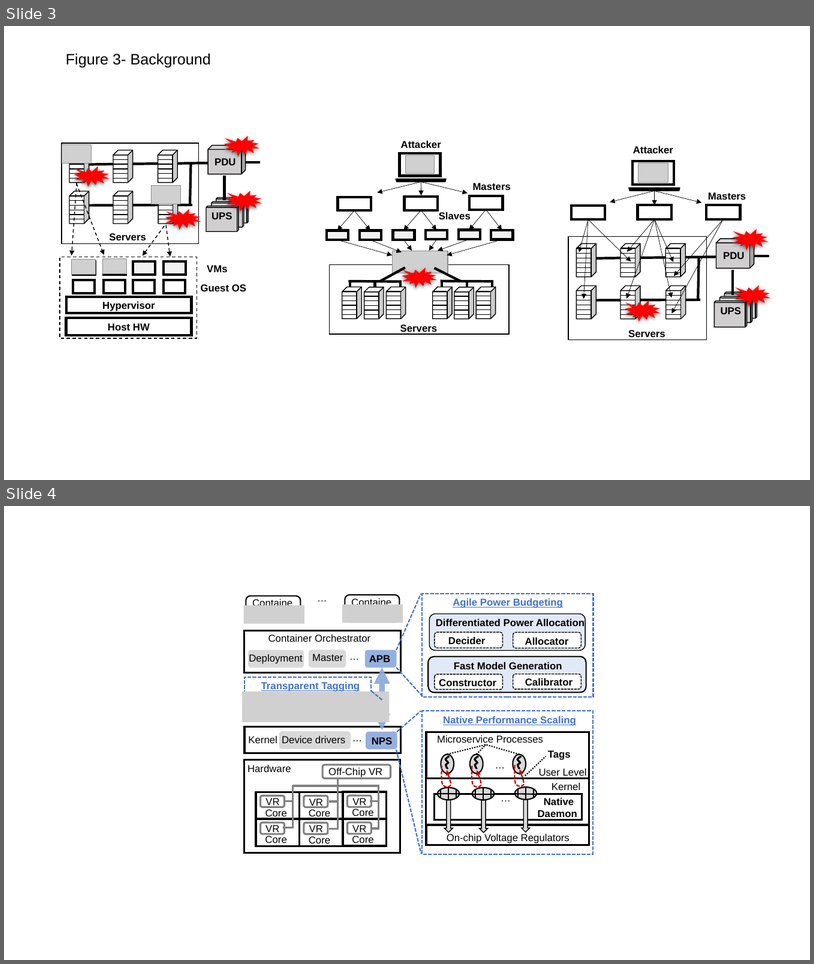
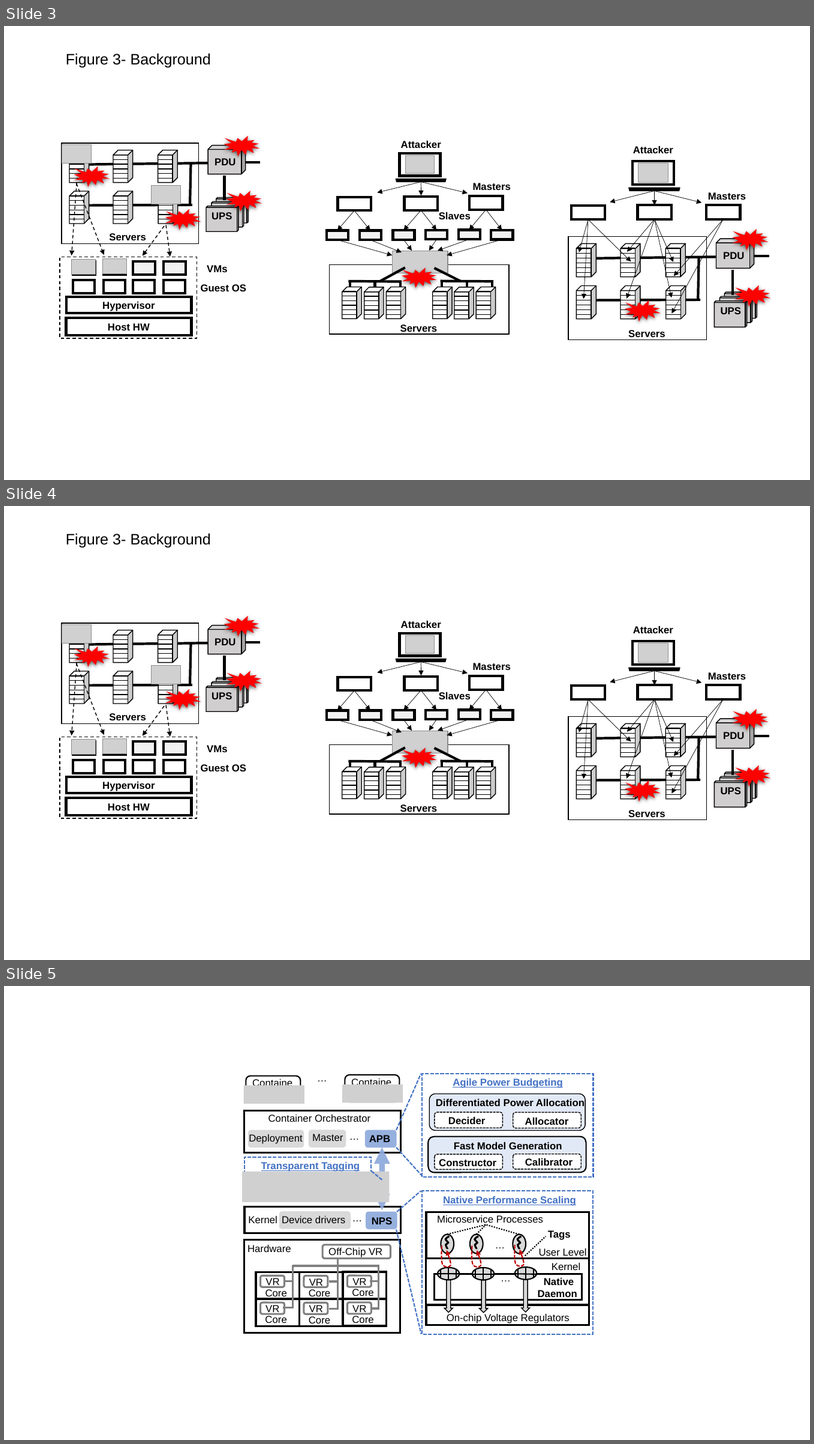
Before and after one commit to xfhelen/xfhelen.github.io, a slide deck: assets/img/plot.pptx. Shown one above the other, each under a label of ours: slides 3 and 4 before the commit, slides 3, 4 and 5 after it. The pictures are 814x964 and 814x1444 pixels, drawn with LibreOffice and Linux fonts; fonts in the diff are those of the drawing; grey boxes stand for pictures. Boxes give left, top, right and bottom in pixels: in the first picture for what was removed or moved away, otherwise in the second. Text is boxed around its words. In the diff, an @@ line names an element or a change of style, - is before the commit and + after.

```diff
--- a/assets/img/plot.pptx
+++ b/assets/img/plot.pptx
@@ slide 4 added at [4,506,810,960], background #FFFFFF @@
@@ text added at [66,533,211,548], 18 pt, text #000000 @@
+Figure 3- Background
@@ group added at [327,621,513,814]: 46 lines, 15 arrows, 11 rectangles, 6 cubes, 4 texts, 2 pictures, 1 irregular seal, 1 trapezoid @@
+Slaves
+Servers
+Masters
+Attacker
@@ group added at [569,626,771,820]: 41 lines, 12 arrows, 10 cubes, 5 rectangles, 5 texts, 3 irregular seals, 1 trapezoid, 1 picture @@
+Servers
+PDU
+UPS
+Masters
+Attacker
@@ group added at [60,615,263,818]: 37 lines, 12 rectangles, 10 cubes, 5 texts, 4 irregular seals, 4 pictures, 4 arrows @@
+Servers
+PDU
+UPS
+Hypervisor
+Host HW
+Guest OS
+VMs
@@ what was slide 4 is now slide 5 @@
```
Also in this commit, not shown: 3 other files.
